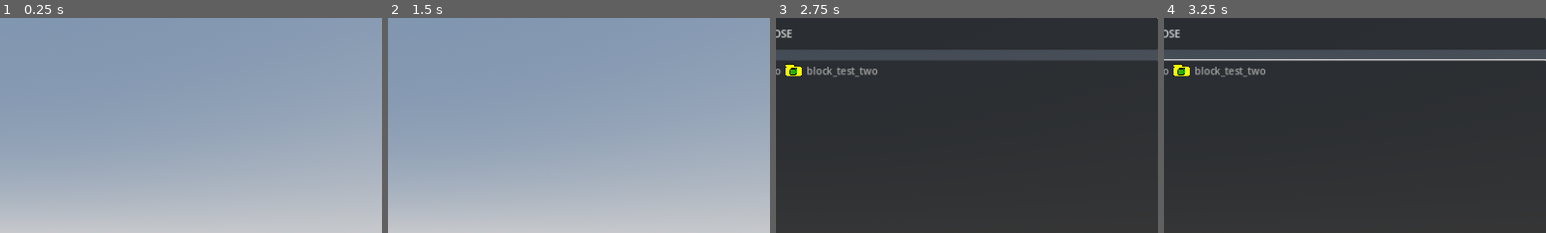
Above: before the commit, frames 1-4 (left to right).
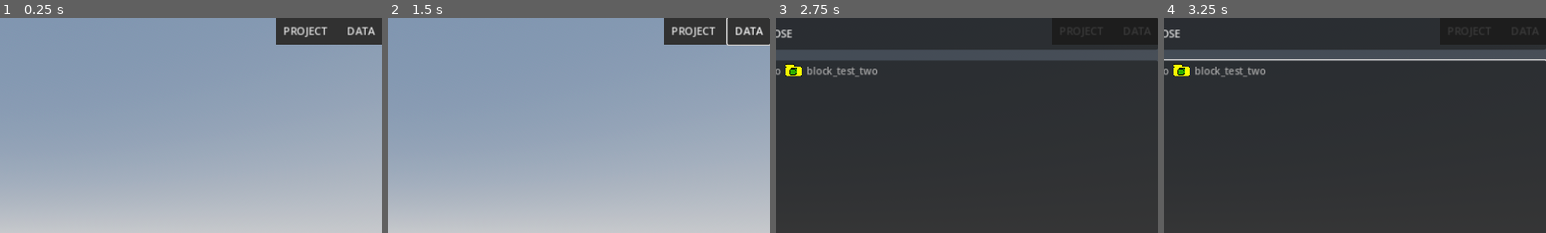
Above: after the commit, the same moments.

Repository: Kufferey/Wired-Time
Game: Godot game, scene res://scenes/editor/World.tscn
The game is run twice, just before and just after one commit, with the same random seed, the same clock (stepped at 60 frames per second) and the same inputs. The project has no main scene, so this scene is started directly.
Inputs (mouse positions are % of the whole screen's width and height, from its top left):
- Up to frame 1 (0.25 s): no input
- Up to frame 2 (1.5 s): click (90, 3) at 0.5 s, where only the run after the commit has a clickable "PROJECT"; click (97, 3) at 1.25 s, where only the run after the commit has a clickable "DATA"
- Up to frame 3 (2.75 s): click "MORE" at 2 s
- Up to frame 4 (3.25 s): click "MORE" at 2.75 s
The pictures show only the part of the screen within x 50-100%, y 0-50%; the shares and areas given below are measured in that part.

The runs differ from the first frame. In frame 1, 3.4% of the frame differs, in the area x 72-100%, y 0-13%; in frame 2, 3.5%; in frame 3, less than 0.1%; in frame 4, less than 0.1%.

Commit message:
Add files via upload

Diff:
--- a/scenes/editor/Editor.tscn
+++ b/scenes/editor/Editor.tscn
@@ -1,8 +1,9 @@
-[gd_scene load_steps=10 format=3 uid="uid://cvungfw0tyu7x"]
+[gd_scene load_steps=14 format=3 uid="uid://cvungfw0tyu7x"]
 
 [ext_resource type="Script" path="res://scripts/editor/asset_browser.gd" id="1_i77nv"]
 [ext_resource type="Script" path="res://scripts/editor/editor.gd" id="1_ttt1t"]
 [ext_resource type="Script" path="res://scripts/editor/asset_browser_search.gd" id="3_oy0bu"]
+[ext_resource type="Script" path="res://scripts/editor/editor_data.gd" id="4_cxaij"]
 
 [sub_resource type="StyleBoxFlat" id="StyleBoxFlat_af4yr"]
 bg_color = Color(0.513577, 0.513577, 0.513577, 1)
@@ -21,6 +22,15 @@
 
 [sub_resource type="StyleBoxFlat" id="StyleBoxFlat_iwv8j"]
 bg_color = Color(0.381703, 0.381703, 0.381703, 1)
+
+[sub_resource type="StyleBoxFlat" id="StyleBoxFlat_60pjd"]
+bg_color = Color(0.192157, 0.192157, 0.192157, 1)
+
+[sub_resource type="StyleBoxFlat" id="StyleBoxFlat_unxyb"]
+bg_color = Color(0.0646966, 0.0646965, 0.0646965, 1)
+
+[sub_resource type="StyleBoxFlat" id="StyleBoxFlat_qt0la"]
+bg_color = Color(0.244776, 0.244776, 0.244776, 1)
 
 [node name="Editor" type="Control"]
 layout_mode = 3
@@ -218,6 +228,38 @@
 mouse_default_cursor_shape = 2
 text = "MORE"
 
+[node name="Top" type="Control" parent="."]
+anchors_preset = 0
+offset_left = 992.0
+offset_right = 1152.0
+offset_bottom = 64.0
+mouse_filter = 2
+
+[node name="Bg" type="Panel" parent="Top"]
+layout_mode = 1
+anchors_preset = 15
+anchor_right = 1.0
+anchor_bottom = 1.0
+offset_bottom = -24.0
+grow_horizontal = 2
+grow_vertical = 2
+theme_override_styles/panel = SubResource("StyleBoxFlat_60pjd")
+
+[node name="Button" type="Button" parent="Top"]
+layout_mode = 0
+offset_right = 88.0
+offset_bottom = 40.0
+text = "PROJECT"
+flat = true
+
+[node name="Button2" type="Button" parent="Top"]
+layout_mode = 0
+offset_left = 96.0
+offset_right = 160.0
+offset_bottom = 40.0
+text = "DATA"
+flat = true
+
 [node name="Menus" type="Control" parent="."]
 layout_mode = 1
 anchors_preset = 15
@@ -268,5 +310,83 @@
 offset_bottom = 48.0
 text = "CLOSE"
 
+[node name="Data" type="Control" parent="Menus"]
+visible = false
+layout_mode = 1
+anchors_preset = 15
+anchor_right = 1.0
+anchor_bottom = 1.0
+grow_horizontal = 2
+grow_vertical = 2
+script = ExtResource("4_cxaij")
+
+[node name="Control" type="Control" parent="Menus/Data"]
+layout_mode = 1
+anchors_preset = 15
+anchor_right = 1.0
+anchor_bottom = 1.0
+offset_left = 256.0
+offset_top = 136.0
+offset_right = -256.0
+offset_bottom = -136.0
+grow_horizontal = 2
+grow_vertical = 2
+
+[node name="Panel" type="Panel" parent="Menus/Data/Control"]
+layout_mode = 1
+anchors_preset = 15
+anchor_right = 1.0
+anchor_bottom = 1.0
+grow_horizontal = 2
+grow_vertical = 2
+theme_override_styles/panel = SubResource("StyleBoxFlat_unxyb")
+
+[node name="Panel2" type="Panel" parent="Menus/Data/Control"]
+layout_mode = 1
+anchors_preset = 15
+anchor_right = 1.0
+anchor_bottom = 1.0
+offset_bottom = -352.0
+grow_horizontal = 2
+grow_vertical = 2
+theme_override_styles/panel = SubResource("StyleBoxFlat_qt0la")
+
+[node name="Label" type="Label" parent="Menus/Data/Control"]
+layout_mode = 1
+anchors_preset = 5
+anchor_left = 0.5
+anchor_right = 0.5
+offset_left = -50.5
+offset_right = 50.5
+offset_bottom = 23.0
+grow_horizontal = 2
+text = "EDITOR INFO"
+
+[node name="TotalAssets" type="Label" parent="Menus/Data/Control"]
+layout_mode = 1
+anchors_preset = 5
+anchor_left = 0.5
+anchor_right = 0.5
+offset_left = -256.0
+offset_top = 56.0
+offset_right = -155.0
+offset_bottom = 79.0
+grow_horizontal = 2
+text = "EDITOR INFO"
+vertical_alignment = 1
+
+[node name="TotalSounds" type="Label" parent="Menus/Data/Control"]
+layout_mode = 1
+anchors_preset = 5
+anchor_left = 0.5
+anchor_right = 0.5
+offset_left = -256.0
+offset_top = 80.0
+offset_right = -155.0
+offset_bottom = 103.0
+grow_horizontal = 2
+text = "EDITOR INFO"
+vertical_alignment = 1
+
 [connection signal="pressed" from="LeftSide/AssetBrowser/SelectionBox/MoreAssets" to="LeftSide/AssetBrowser" method="_on_more_assets_pressed"]
 [connection signal="pressed" from="Menus/AssetBrowserFull/Button" to="Menus/AssetBrowserFull" method="_on_button_pressed"]
--- a/scenes/editor/World.tscn
+++ b/scenes/editor/World.tscn
@@ -19,14 +19,14 @@
 [node name="World" type="Node3D"]
 script = ExtResource("1_0dts8")
 
+[node name="Decorations" type="Node3D" parent="."]
+
 [node name="WorldEnvironment" type="WorldEnvironment" parent="."]
 environment = SubResource("Environment_40oud")
 
 [node name="DirectionalLight3D" type="DirectionalLight3D" parent="."]
 transform = Transform3D(-0.866023, -0.433016, 0.250001, 0, 0.499998, 0.866027, -0.500003, 0.749999, -0.43301, 0, 0, 0)
 shadow_enabled = true
-
-[node name="Decor" type="Node3D" parent="."]
 
 [node name="Editor" parent="." instance=ExtResource("1_vwo2n")]
 
--- a/scripts/editor/asset_browser.gd
+++ b/scripts/editor/asset_browser.gd
@@ -16,9 +16,9 @@
 
 # Called when the node enters the scene tree for the first time.
 func _ready():
-	decor_item_list.connect("item_selected", decorative_selected)
-	inter_item_list.connect("item_selected", interior_selected)
-	sound_item_list.connect("item_selected", sound_selected)
+	decor_item_list.connect("item_clicked", decorative_selected)
+	inter_item_list.connect("item_clicked", interior_selected)
+	sound_item_list.connect("item_clicked", sound_selected)
 
 	var folder_icon : Array[Texture2D] = [
 		load("res://assets/images/editor/folder_icon.png"),
@@ -94,21 +94,21 @@
 	$"../../Menus/AssetBrowserFull".show()
 
 
-func decorative_selected(index):
+func decorative_selected(index : int, at_position, mouse_button_index):
 	var name_of_asset : String = decor_assets_name[index]
 	var path_of_asset : String = assets.get(name_of_asset)
 
 	asset_selected.emit(index, name_of_asset, path_of_asset)
 
 
-func interior_selected(index):
+func interior_selected(index : int, at_position, mouse_button_index):
 	var name_of_asset : String = inter_assets_name[index]
 	var path_of_asset : String = assets.get(name_of_asset)
 
 	asset_selected.emit(index, name_of_asset, path_of_asset)
 
 
-func sound_selected(index):
+func sound_selected(index : int, at_position, mouse_button_index):
 	var name_of_asset : String = sound_assets_name[index]
 	var path_of_asset : String = assets.get(name_of_asset)
 
--- /dev/null
+++ b/scripts/editor/editor_data.gd
@@ -0,0 +1,23 @@
+extends Control
+
+
+var total_assets : int
+var total_sounds : int
+
+
+# Called when the node enters the scene tree for the first time.
+func _ready():
+	for asset in DirAccess.get_directories_at("res://assets/models/decorative/") + DirAccess.get_directories_at("res://assets/models/interior/"):
+		total_assets += 1
+
+	for sound in DirAccess.get_files_at("res://assets/sounds/"):
+		if sound.get_extension() == "ogg":
+			total_sounds += 1
+
+	$Control/TotalAssets.text = "Total Assets: " + str(total_assets)
+	$Control/TotalSounds.text = "Total Sounds: " + str(total_sounds)
+
+
+# Called every frame. 'delta' is the elapsed time since the previous frame.
+func _process(delta):
+	pass
--- a/scripts/editor/world.gd
+++ b/scripts/editor/world.gd
@@ -21,4 +21,4 @@
 
 	var that = load(full_path)
 	var then = that.instantiate()
-	add_child(then)
+	$Decorations.add_child(then)
